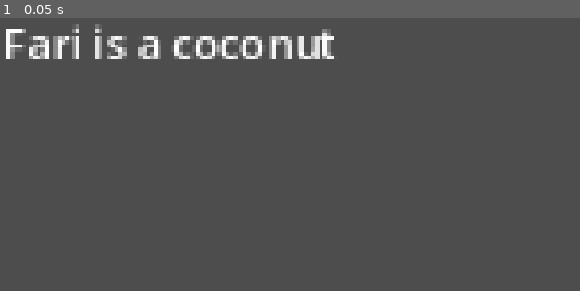
Above: before the commit, frame 1.
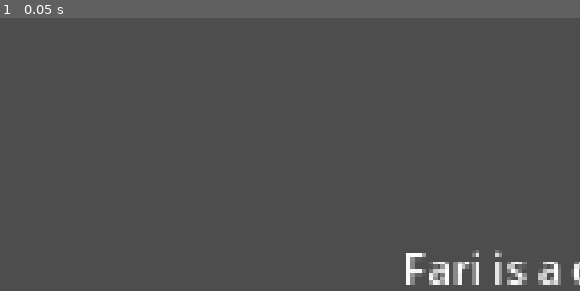
Above: after the commit, the same moment.

Repository: Yatagarasu163/Mini-Jame-Gam-59
Game: Godot game, scene res://main.tscn
Same seed, same stepped clock (60 frames per second), same inputs: the game is played once before the commit and once after it. The project has no main scene, so this scene is started directly.
Inputs:
- Up to frame 1 (0.05 s): no input

The runs differ from the first frame. In frame 1, 4.4% of the frame differs, in the area x 1-100%, y 2-98%.

Commit message:
camera zoom and shake

Diff:
--- /dev/null
+++ b/camera_zoom&shake.gd
@@ -0,0 +1,53 @@
+extends Camera2D
+
+# --- ZOOM INSPECTOR PARAMETERS ---
+@export_group("Zoom Settings")
+## Default zoom level when normal gameplay resumes
+@export var default_zoom: Vector2 = Vector2(1.0, 1.0)
+## Duration in seconds to transition zoom
+@export var default_zoom_duration: float = 0.3
+## Easing trans type for smooth zoom transitions
+@export var zoom_trans_type: Tween.TransitionType = Tween.TRANS_SINE
+
+# --- SHAKE INSPECTOR PARAMETERS ---
+@export_group("Shake Settings")
+## Maximum pixel offset during maximum shake strength
+@export var max_shake_offset: Vector2 = Vector2(16.0, 16.0)
+## Decay speed (1.0 = shake fades completely in 1 second)
+@export var shake_decay: float = 2.0
+
+var active_zoom_tween: Tween
+var current_shake_strength: float = 0.0
+
+func _ready() -> void:
+	zoom = default_zoom
+
+func _process(delta: float) -> void:
+	# Decay shake over time and apply random pixel offset
+	if current_shake_strength > 0.0:
+		current_shake_strength = max(0.0, current_shake_strength - (shake_decay * delta))
+		offset = Vector2(
+			randf_range(-max_shake_offset.x, max_shake_offset.x) * current_shake_strength,
+			randf_range(-max_shake_offset.y, max_shake_offset.y) * current_shake_strength
+		)
+	else:
+		offset = Vector2.ZERO
+
+# --- GLOBAL FUNCTION 1: ZOOM ---
+## Smoothly zooms camera to target_zoom level. Pass Vector2.ZERO to reset to default.
+func zoom_camera(target_zoom: Vector2 = Vector2.ZERO, duration: float = -1.0) -> void:
+	if target_zoom == Vector2.ZERO:
+		target_zoom = default_zoom
+	if duration <= 0.0:
+		duration = default_zoom_duration
+
+	if active_zoom_tween and active_zoom_tween.is_running():
+		active_zoom_tween.kill()
+
+	active_zoom_tween = create_tween().set_trans(zoom_trans_type).set_ease(Tween.EASE_OUT)
+	active_zoom_tween.tween_property(self, "zoom", target_zoom, duration)
+
+# --- GLOBAL FUNCTION 2: SHAKE ---
+## Triggers screen shake. Strength scales from 0.0 to 1.0.
+func shake_camera(strength: float = 1.0) -> void:
+	current_shake_strength = clamp(current_shake_strength + strength, 0.0, 1.0)
--- a/game_manager.tscn
+++ b/game_manager.tscn
@@ -1,6 +1,6 @@
 [gd_scene format=3 uid="uid://b6bccj6ig3ati"]
 
-[ext_resource type="Script" uid="uid://cyejorknxrv5a" path="res://Game Manager.gd" id="1_70yv6"]
+[ext_resource type="Script" uid="uid://bolj4uupefdsd" path="res://camera_zoom&shake.gd" id="1_70yv6"]
 
 [node name="Node2D" type="Node2D" unique_id=433224472]
 script = ExtResource("1_70yv6")
--- a/project.godot
+++ b/project.godot
@@ -17,6 +17,7 @@
 [autoload]
 
 GameManager="*uid://cyejorknxrv5a"
+CameraZoom_shake="*uid://bolj4uupefdsd"
 
 [display]
 
Not shown, added: camera_zoom&shake.gd.uid
